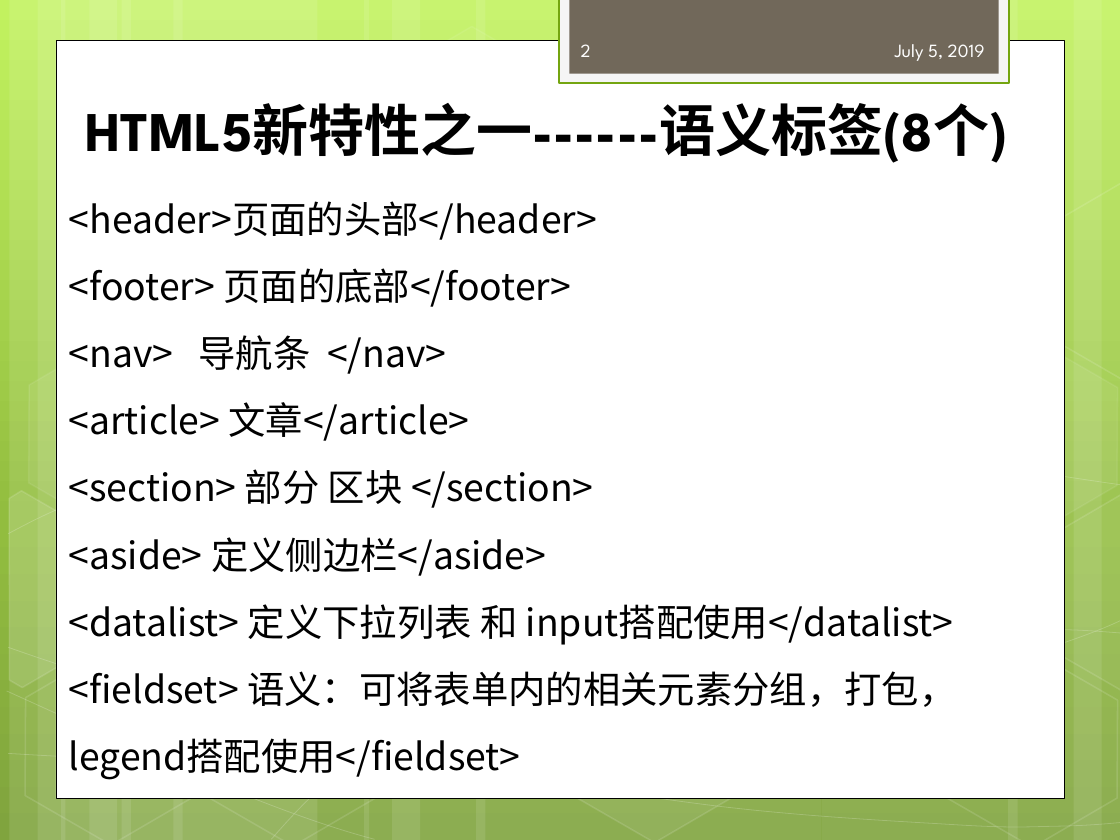
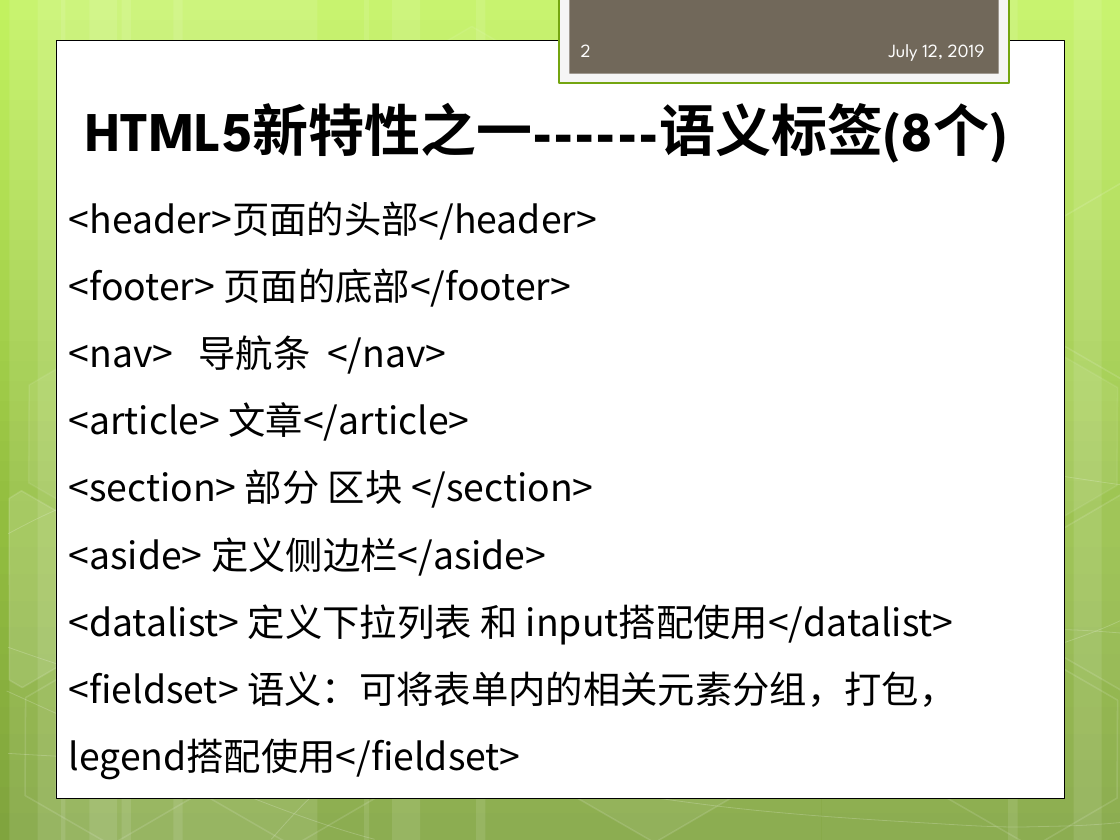
Before and after one commit to yuer-jun/interview, a slide deck: slide 2 of PPT/H5新特性--10个.pptx. Drawn at 1120x840 pixels with LibreOffice and Linux fonts; fonts in the diff are those of the drawing. Boxes give left, top, right and bottom in pixels: in the first picture for what was removed or moved away, otherwise in the second. Text is boxed around its words. In the diff, an @@ line names an element or a change of style, - is before the commit and + after.

```diff
--- a/PPT/H5新特性--10个.pptx
+++ b/PPT/H5新特性--10个.pptx
@@ text at <box>889,44,985,61</box>: text changed @@
-July 5, 2019
+July 12, 2019
```
Also in this commit, not shown: 15 other slides changed, 2 other files.
